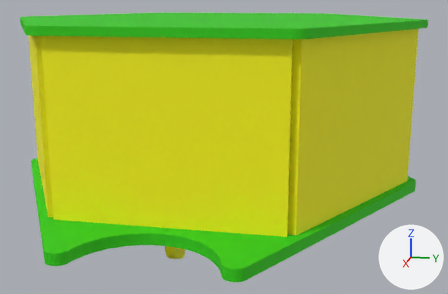
The COLLADA model robocake_description/meshes/collision/base.dae: old version first, new version second.
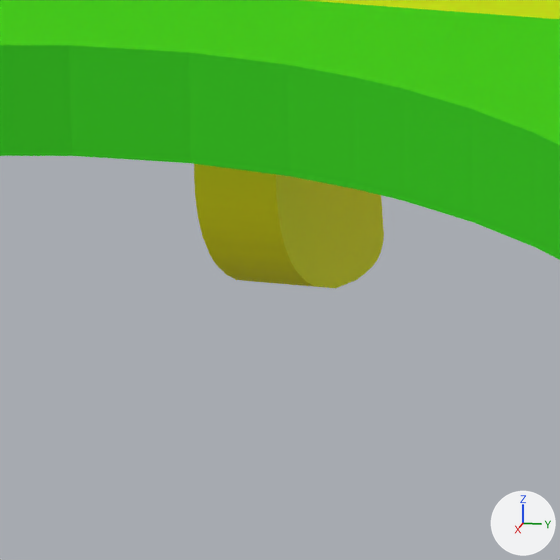
Each version is shown whole from a 50 mm camera at (0.2548, 0.056, 0.0477) aimed at (0.0128, 0.0076, -0.0128), then close up on the part from 32% to 45% of the width and 78% to 98% of the height. The lights are fixed; the arrows at lower right show +X, +Y and +Z. Where no turn or scale is listed for an object, it has been applied to the vertices.

In view in the first close-up: 'FBXASC195FBXASC129FBXASC195FBXASC174FBXASC195FBXASC161FBXASC', 'FBXASC195FBXASC129FBXASC195FBXASC174FBXASC195FBXASC161FBXAS_.001', 'FBXASC195FBXASC129FBXASC195FBXASC174FBXASC195FBXASC161FBXAS_.008'.
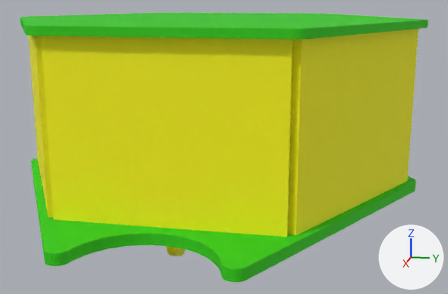
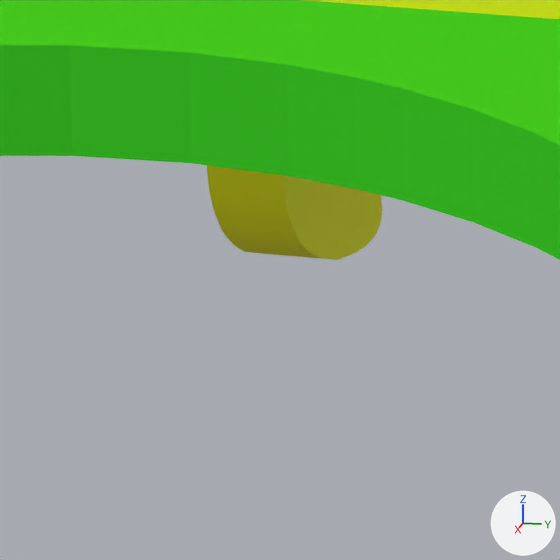
What changed in the scene script:
```text
Change ob_fbxasc195fbxasc129fbxasc195fbxasc174fbxasc195fbxasc161fbxas__008:
    ob_fbxasc195fbxasc129fbxasc195fbxasc174fbxasc195fbxasc161fbxas__008.location: (0.06102, 0.0, -0.03674) -> (0.06021, -0.00003, -0.03631)
    ob_fbxasc195fbxasc129fbxasc195fbxasc174fbxasc195fbxasc161fbxas__008.scale: (0.0254, 0.0254, 0.0254) -> (0.0237, 0.0237, 0.0237)
```

Location of each change, (x1, y1, x2, y2) in pixels of the close-ups (560 x 560 px):
'FBXASC195FBXASC129FBXASC195FBXASC174FBXASC195FBXASC161FBXAS_.008', moved, rescaled: before (194, 164, 384, 288); after (207, 165, 382, 260)
